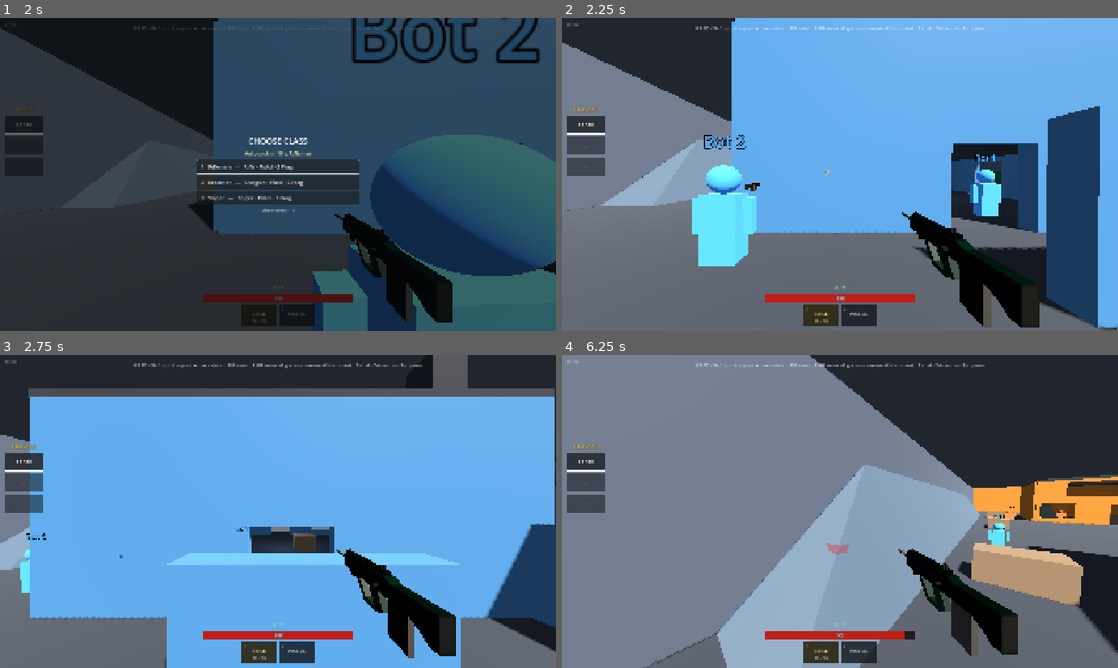
Above: before the commit, frames 1-4 (two rows, left to right).
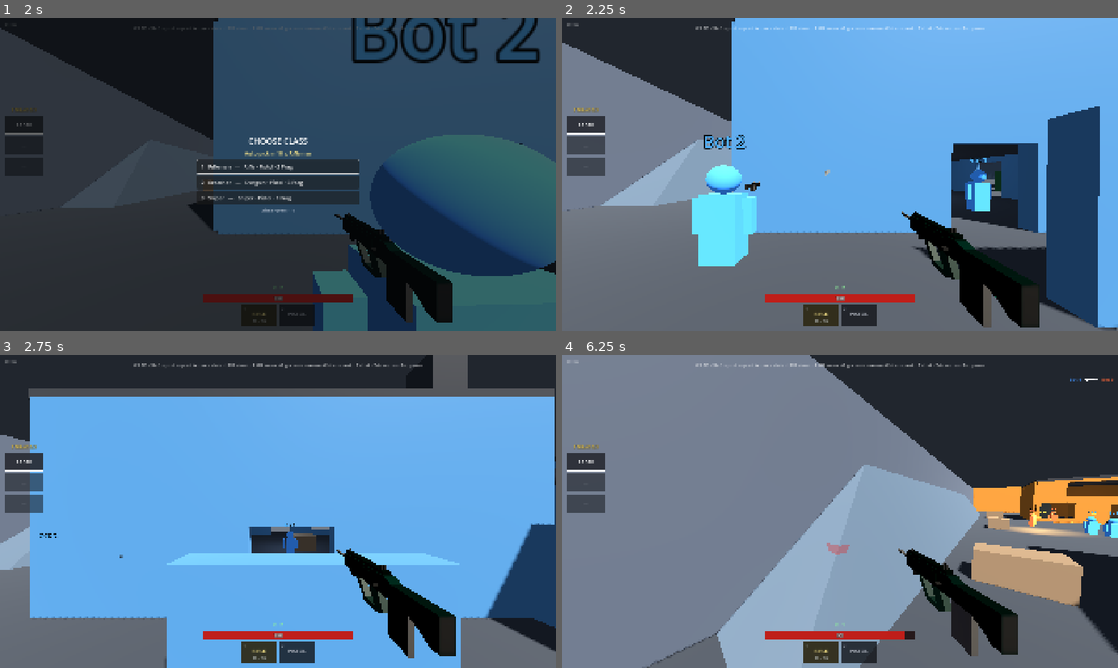
Above: after the commit, the same moments.

Repository: MezzoSplash/gevechtspel2
Game: Godot game, scene res://scenes/main.tscn
Same seed, same stepped clock (60 frames per second), same inputs: the game is played once before the commit and once after it. Sound files missing from this copy of the repository are replaced by a short silence.
Inputs (mouse positions are in pixels of both pictures, inside the frame that each line leads up to):
- Up to frame 1 (2 s): click "Singleplayer" at 0.5 s; click "Play" at 1.25 s
- Up to frame 2 (2.25 s): tap Enter (use_streak) at 2 s; move the mouse to (962, 158) at 2.02 s; hold D (move_right) from 2.03 s (still down); hold T (chat) from 2.03 s (still down); click (962, 158) at 2.17 s
- Up to frame 3 (2.75 s): keep holding D (move_right); keep holding T (chat); tap Space (jump) at 2.27 s
- Up to frame 4 (6.25 s): move the mouse to (812, 511) at 2.77 s; release D (move_right) at 2.78 s; release T (chat) at 2.78 s; hold W (move_forward) from 2.78 s (still down); tap Ctrl (crouch) at 2.85 s; tap Space (jump) at 3.02, 4.52, 5.27, 6.02 s; move the mouse to (851, 505) at 3.52 s; press the mouse at (851, 505) at 3.53 s; move the mouse to (834, 517) at 4.27 s; release the mouse at (834, 517) at 4.28 s; tap G (grenade) at 4.35 s; click (834, 517) at 4.42 s; move the mouse to (878, 514) at 5.02 s; tap E (melee) at 5.1 s; move the mouse to (795, 508) at 5.77 s; tap Shift (sprint) at 5.85 s

Frame 1 is identical in both runs. In frame 2, 0.7% of the frame differs, in the area x 72-79%, y 43-64%; in frame 3, 0.4%; in frame 4, 1.0%, in the area x 76-100%, y 7-62%.

Commit message:
Bots: vijand gezien maar buiten wapenbereik -> via navmesh jagen i.p.v. tegen de muur duwen (vastzitter achter de ramen van de oranje huizen, ook op main)

Diff:
--- a/scripts/bot_brain.gd
+++ b/scripts/bot_brain.gd
@@ -85,7 +85,10 @@
 		_steer_to(_home, Player.WALK_SPEED, delta)
 		pawn.move_and_slide()
 		return
-	if _can_see(enemy):
+	# Seen but out of weapon range (a shotgun bot at a window, the enemy across the street): walk the
+	# navmesh toward him instead of pushing straight at him into the wall.
+	var out_of_range := pawn.global_position.distance_to(enemy.global_position) > _fight_range() + 4.0
+	if _can_see(enemy) and not out_of_range:
 		_acquire_left = maxf(_acquire_left - delta, 0.0)
 		_fight(enemy, delta)
 	else:
